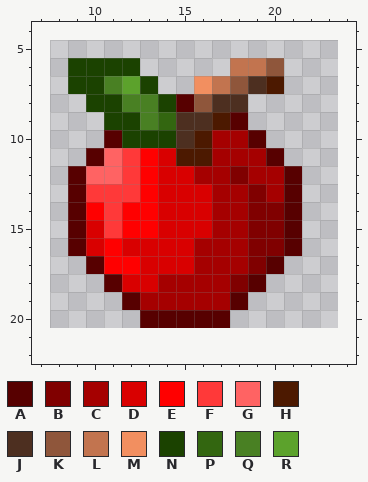
Pixel-art file, stored at Assets/Arts/Item/HP/Fruit/Apple.aseprite. The picture above was drawn from the file before the commit.
16x16 pixels, 1 frame. Shown: x 7..24, y 4..22. The old version is drawn lined up with the new one, on the new canvas.
Palette (. is transparent): A #570000  B #800000  C #a50000  D #d90000  E #ff0000  F #ff3939  G #ff6363  H #4c1900  J #4d2f20  K #8f563b  L #c2744f  M #f28f60  N #1b4200  P #336610  Q #498023  R #5ca22c
Pixels before, first column x 9:
 6 NNNN.....LLK.
 7 NNQRN..MLKJH.
 8 .NNQQNAKJJ...
 9 ..NNQPJJHA...
10 ..ANNNJHCCA..
11 .AGFEDHHCCCA.
12 AGGFEDDCCBCCA
13 AFFFEDDDCCBCA
14 AEFEEDDDCCBBA
15 ADFEEDDDCCBBA
16 ADEDDDDCCCBBA
17 .AEEDDDCCCBA.
18 ..ADDCCCCBA..
19 ...ACCCCCA...
20 ....AAAAA....
And afterwards:
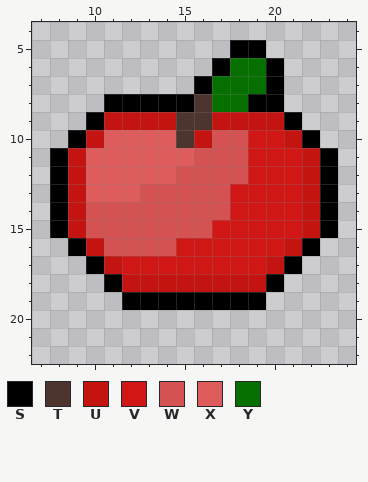
Colours new in this view: S #000000  T #4e342e  U #c41411  V #d01716  W #d45352  X #de5d5c  Y #056f00
Changes in this commit:
canvas 16x16 -> 32x32, the old top-left corner now at 8,5
Changed rows in their new state; - is an unchanged pixel.
first column x 8:
 5 ----------SS----
 6 -....----SYYS---
 7 -.....--SYYYS---
 8 --.SSSSSTYYSS---
 9 --SUUUUTTUUUUS--
10 -SUXXXXTUWWVVUS-
11 SUXXXXXXWWWVVVUS
12 SUXXXXXWWWWVVVUS
13 SUXXXWWWWWVVVVUS
14 SUWWWWWWWWVVVVUS
15 SUWWWWWWWVVVVVUS
16 -SUWWWWVVVVVVUS-
17 --SUVVVVVVVVUS--
18 ---SUUUUUUUUS---
19 ----SSSSSSSS----
20 -----.....------
Where, in picture pixels (left, top, right, bottom), the same in both pictures:
changed: (50, 40, 338, 328)
